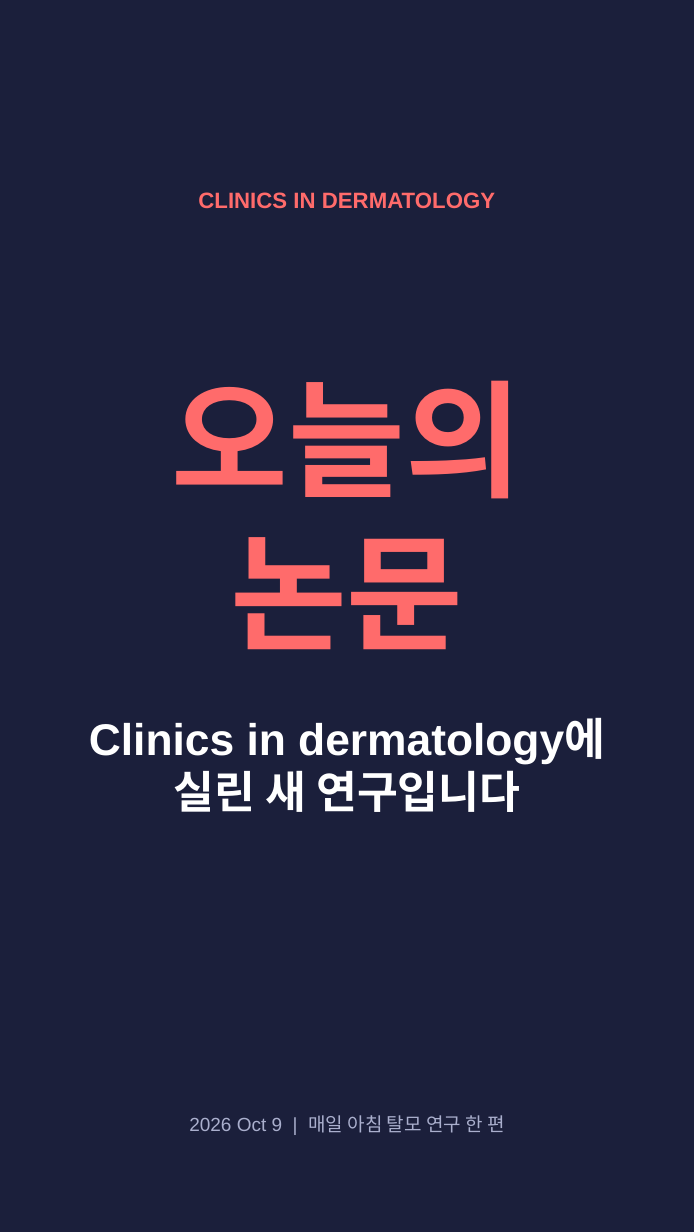
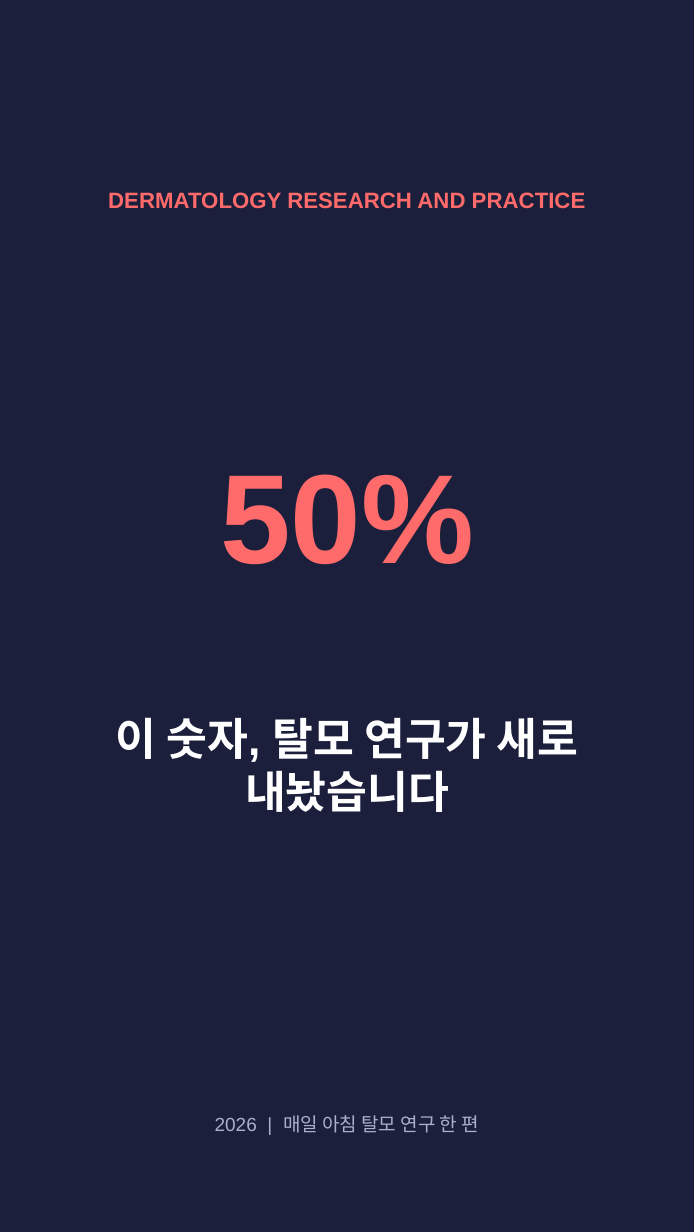
Before and after one commit to hyokang2010-BJ-ANTH/product-builder-test, a slide deck: slide 1 of pwa/data/latest/slides.pptx. Drawn at 694x1232 pixels with LibreOffice and Linux fonts; fonts in the diff are those of the drawing. Boxes give left, top, right and bottom in pixels: in the first picture for what was removed or moved away, otherwise in the second. Text is boxed around its words. In the diff, an @@ line names an element or a change of style, - is before the commit and + after.

```diff
--- a/pwa/data/latest/slides.pptx
+++ b/pwa/data/latest/slides.pptx
@@ text at [108,192,586,209]: text changed @@
-CLINICS IN DERMATOLOGY
+DERMATOLOGY RESEARCH AND PRACTICE
@@ text at [220,474,474,565]: text changed @@
-오늘의 논문
+50%
@@ text at [116,717,579,812]: text changed @@
-Clinics in dermatology에 실린 새 연구입니다
+이 숫자, 탈모 연구가 새로 내놨습니다
@@ text at [215,1115,479,1133]: text changed @@
-2026 Oct 9 | 매일 아침 탈모 연구 한 편
+2026 | 매일 아침 탈모 연구 한 편
```
Also in this commit, not shown: 1 other slide changed, 6 slides added, 4 slides removed, 26 other files.
